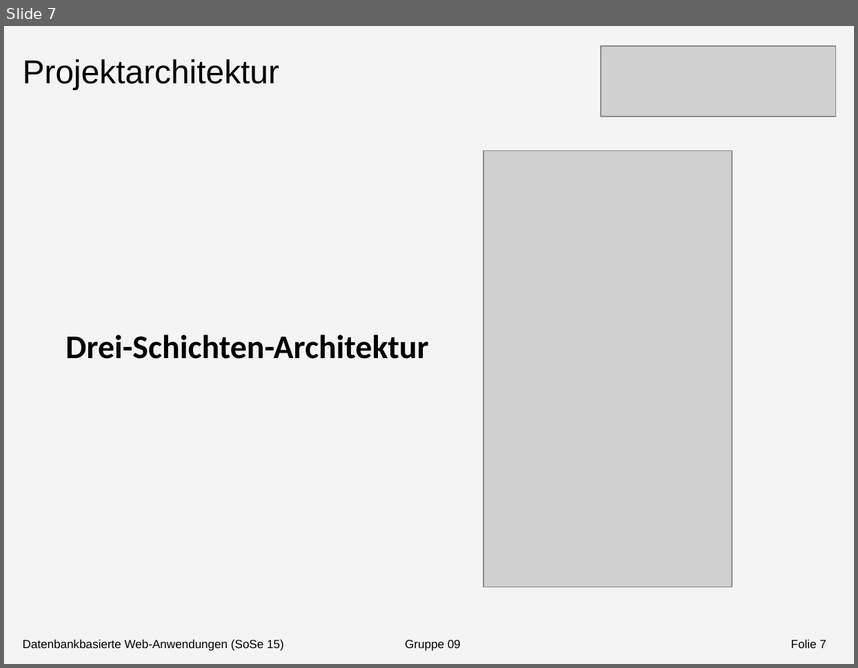
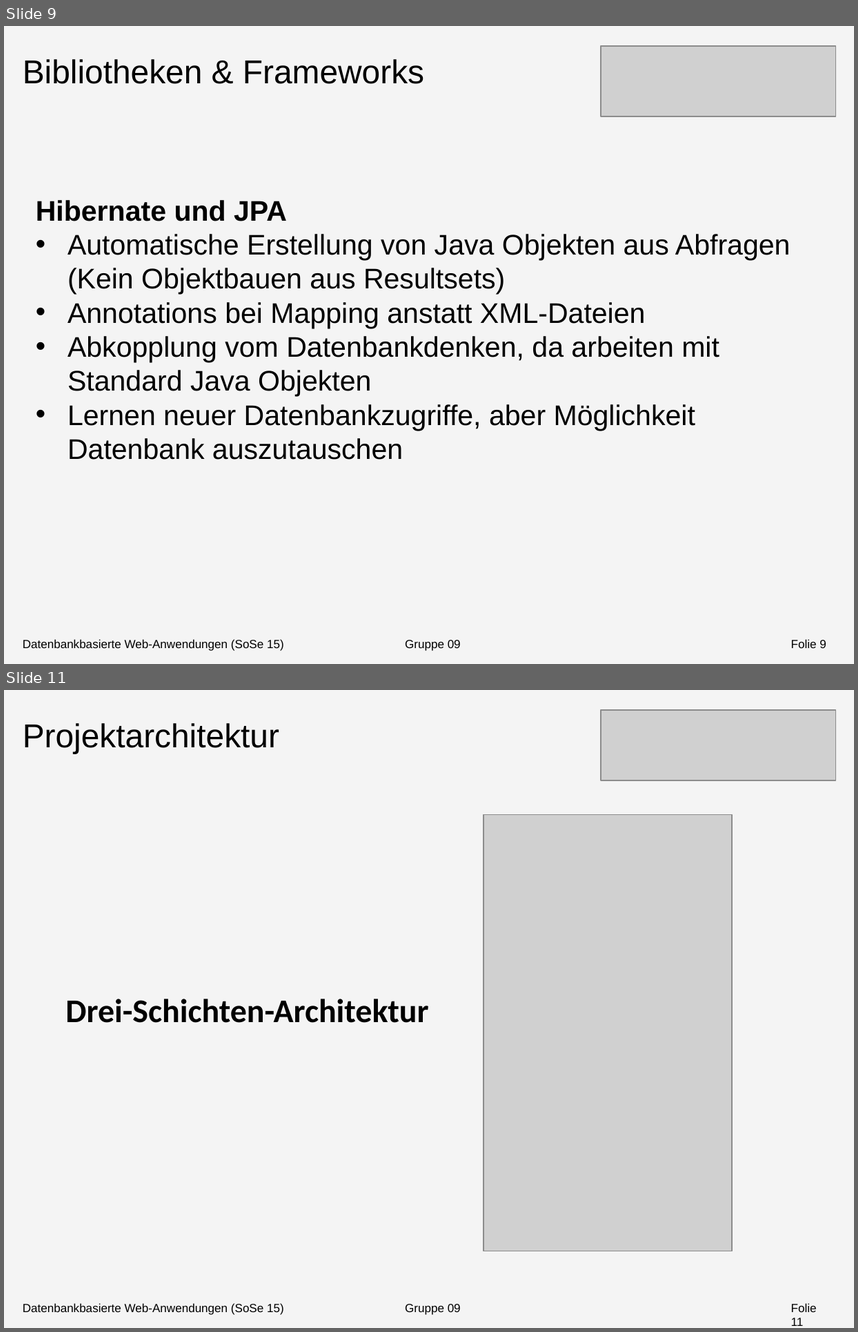
Before and after one commit to Shardic/DatenbankenMI2015, a slide deck: Doku/Dokumentation/Präsentation/Präsentation1.pptx. Shown one above the other, each under a label of ours: slide 7 before the commit, slides 9 and 11 after it; the slides between them are not shown. The pictures are 858x668 and 858x1332 pixels, drawn with LibreOffice and Linux fonts; fonts in the diff are those of the drawing; grey boxes stand for pictures. Boxes give left, top, right and bottom in pixels: in the first picture for what was removed or moved away, otherwise in the second. Text is boxed around its words. In the diff, an @@ line names an element or a change of style, - is before the commit and + after.

```diff
--- a/Doku/Dokumentation/Präsentation/Präsentation1.pptx
+++ b/Doku/Dokumentation/Präsentation/Präsentation1.pptx
@@ slide 9 added at box(4, 26, 854, 664), background #F4F4F4 @@
@@ text added at box(23, 59, 424, 84), 28 pt, text #000000 @@
+Bibliotheken & Frameworks
@@ picture added at box(601, 47, 835, 117) @@
@@ text added at box(36, 200, 791, 459), 24 pt, text #000000 @@
+Hibernate und JPA
+• Automatische Erstellung von Java Objekten aus Abfragen (Kein Objektbauen aus Resultsets)
+• Annotations bei Mapping anstatt XML-Dateien
+• Abkopplung vom Datenbankdenken, da arbeiten mit Standard Java Objekten
+• Lernen neuer Datenbankzugriffe, aber Möglichkeit Datenbank auszutauschen
@@ text added at box(23, 639, 461, 650), 10 pt, text #000000 @@
+Datenbankbasierte Web-Anwendungen (SoSe 15) Gruppe 09
@@ page number added at box(791, 639, 826, 648), 10 pt, text #000000 @@
+Folie 9
@@ what was slide 7 is now slide 11 @@
@@ page number at box(791, 1303, 817, 1325): text changed @@
-Folie 7
+Folie 11
```
Also in this commit, not shown: 3 other slides added.
